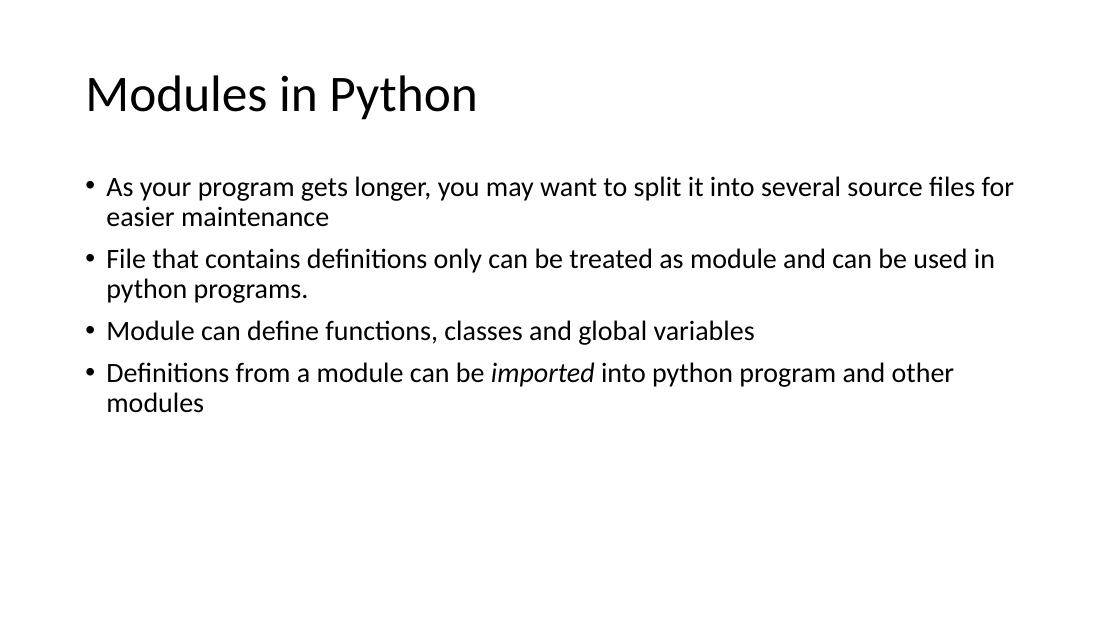
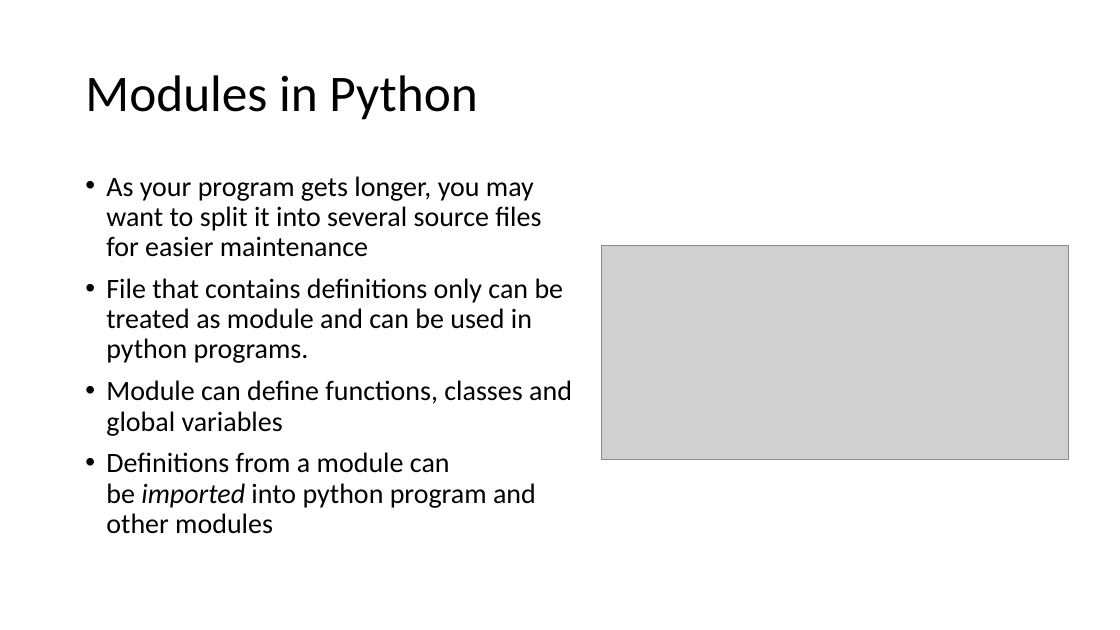
Before and after one commit to Spax04/PythonCourse, a slide deck: slide 21 of basic_new/Module 04 - Python Functions.pptx. Drawn at 1120x630 pixels with LibreOffice and Linux fonts; fonts in the diff are those of the drawing; grey boxes stand for pictures. Boxes give left, top, right and bottom in pixels: in the first picture for what was removed or moved away, otherwise in the second. Text is boxed around its words. In the diff, an @@ line names an element or a change of style, - is before the commit and + after.

Commit message:
basic_new added diagrams. JSON converter and more infor in MODULE 2

```diff
--- a/basic_new/Module 04 - Python Functions.pptx
+++ b/basic_new/Module 04 - Python Functions.pptx
@@ text "As your program gets longer, ..." rewrapped from [106,176,1014,413] to [106,176,572,534] @@
@@ picture added at [602,246,1070,460] @@
```
Also in this commit, not shown: 3 other slides changed, 10 other files.
